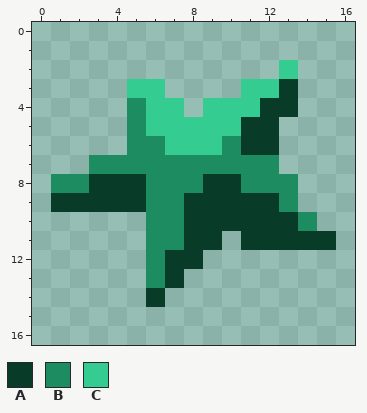
Two states of a pixel-art sprite, ImagesFolder/Tag.png. That is the earlier state.
The file is 17x17 pixels.
Palette (. is transparent): A #083c28  B #1e8c61  C #35cc91
The same view after the edit:
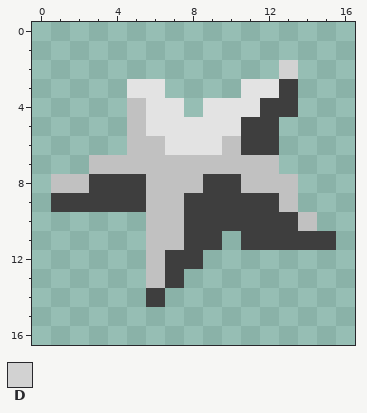
Colours new in this view: D #d2d2d2
Edits made:
colour A: #083c28 -> #3e3e3e
colour B: #1e8c61 -> #c1c1c1
colour C: #35cc91 -> #e3e3e3
Changed rows in their new state; - is a pixel that keeps its letter.
first column x 13:
 2 D
Changed places in both pictures, as pixel boxes (x1, y1, x2, y2):
changed: (51, 60, 336, 307)
